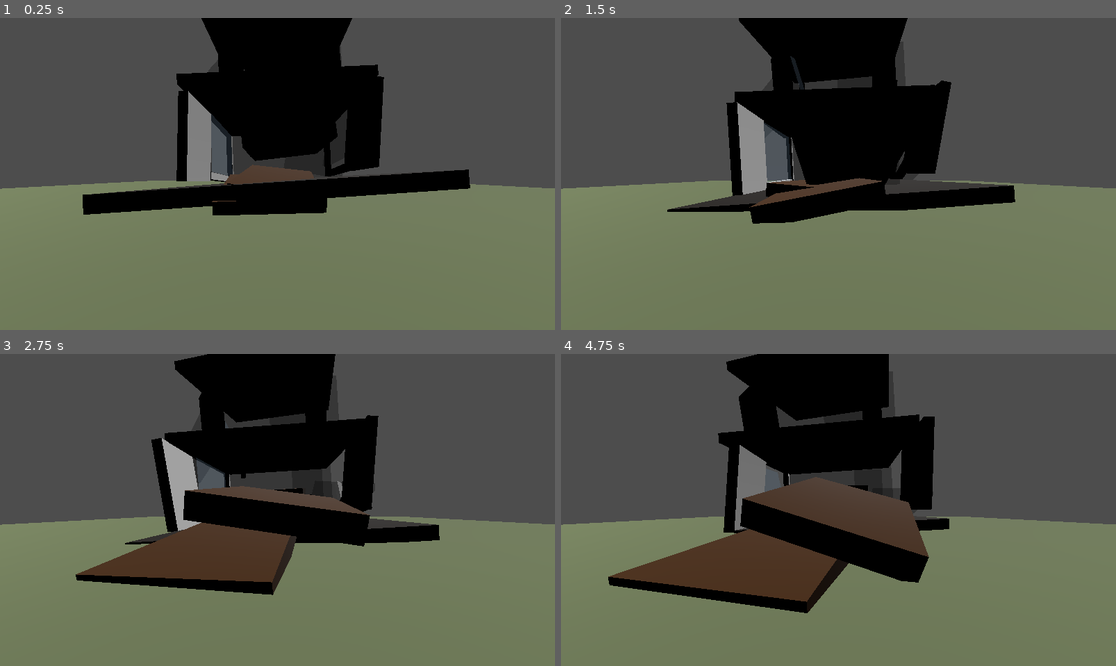
Above: before the commit, frames 1-4 (two rows, left to right).
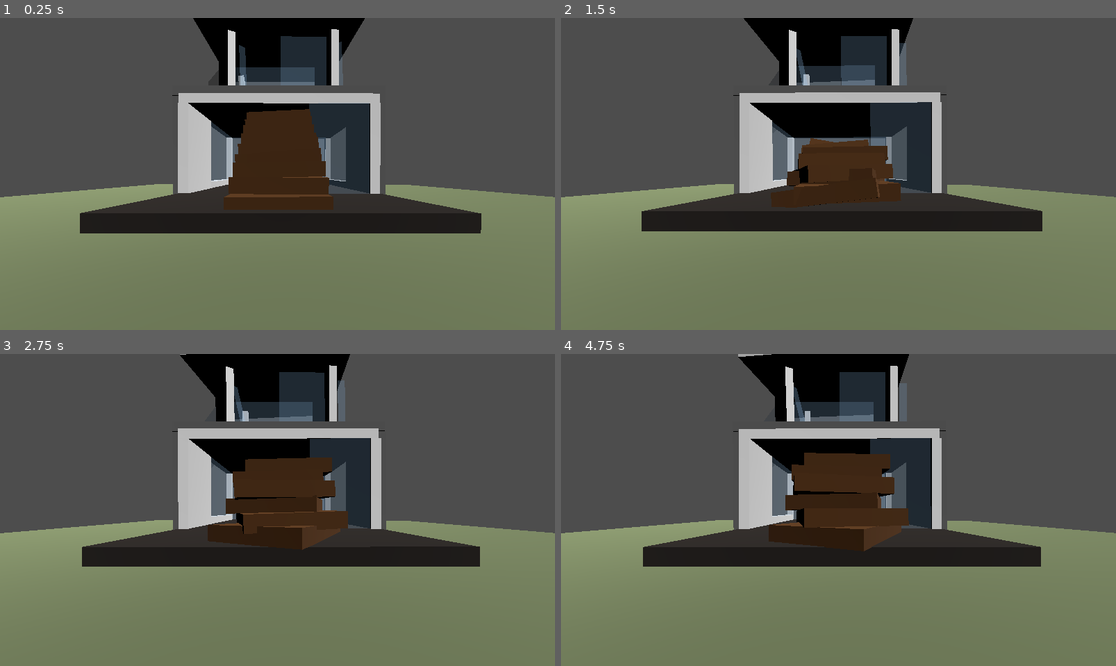
Above: after the commit, the same moments.

Repository: MMBBB139/Explosion
Game: Godot game, scene res://source/main.tscn
The game is run twice, just before and just after one commit, with the same random seed, the same clock (stepped at 60 frames per second) and the same inputs.
Inputs:
- Up to frame 1 (0.25 s): no input
- Up to frame 2 (1.5 s): no input
- Up to frame 3 (2.75 s): no input
- Up to frame 4 (4.75 s): no input

The runs differ from the first frame. In frame 1, 25% of the frame differs, in the area x 0-100%, y 0-70%; in frame 2, 23%; in frame 3, 26%; in frame 4, 28%, in the area x 0-100%, y 0-84%.

Commit message:
added jolt physics

Diff:
--- a/project/house.tscn
+++ b/project/house.tscn
@@ -169,6 +169,8 @@
 
 [sub_resource type="StandardMaterial3D" id="StandardMaterial3D_ier0e"]
 
+[sub_resource type="PhysicsMaterial" id="PhysicsMaterial_4jte0"]
+
 [sub_resource type="BoxShape3D" id="BoxShape3D_v4768"]
 size = Vector3(0.5, 5.5, 2.5)
 
@@ -197,6 +199,7 @@
 albedo_color = Color(0.403922, 0.403922, 0.403922, 1)
 
 [node name="house" type="Node3D"]
+transform = Transform3D(1, 0, 0, 0, 1, 0, 0, 0, 1, 0, 0.5, 0)
 
 [node name="floor" type="RigidBody3D" parent="."]
 transform = Transform3D(1, 0, 0, 0, 1, 0, 0, 0, 1, 0, -0.25, 0)
@@ -380,6 +383,7 @@
 transform = Transform3D(1, 0, 0, 0, 1, 0, 0, 0, 1, -4.75, 2.25, 7.25)
 
 [node name="RigidBody3D" type="RigidBody3D" parent="wall2"]
+physics_material_override = SubResource("PhysicsMaterial_4jte0")
 
 [node name="CollisionShape3D" type="CollisionShape3D" parent="wall2/RigidBody3D"]
 shape = SubResource("BoxShape3D_icqhv")
@@ -420,7 +424,6 @@
 
 [node name="RigidBody3D" type="RigidBody3D" parent="."]
 transform = Transform3D(1, 0, 0, 0, 1, 0, 0, 0, 1, 5.25, 2.25, -0.8)
-visible = false
 
 [node name="CollisionShape3D" type="CollisionShape3D" parent="RigidBody3D"]
 shape = SubResource("BoxShape3D_v4768")
@@ -431,7 +434,6 @@
 
 [node name="RigidBody3D2" type="RigidBody3D" parent="."]
 transform = Transform3D(1, 0, 0, 0, 1, 0, 0, 0, 1, -5.25, 2.25, -0.8)
-visible = false
 
 [node name="CollisionShape3D" type="CollisionShape3D" parent="RigidBody3D2"]
 shape = SubResource("BoxShape3D_v4768")
@@ -442,7 +444,6 @@
 
 [node name="RigidBody3D5" type="RigidBody3D" parent="."]
 transform = Transform3D(1, 0, 0, 0, 1, 0, 0, 0, 1, 0, 5.25, -0.8)
-visible = false
 
 [node name="CollisionShape3D" type="CollisionShape3D" parent="RigidBody3D5"]
 shape = SubResource("BoxShape3D_f7x7q")
--- a/project/project.godot
+++ b/project/project.godot
@@ -15,6 +15,10 @@
 config/features=PackedStringArray("4.2", "GL Compatibility")
 config/icon="res://icon.svg"
 
+[physics]
+
+3d/physics_engine="JoltPhysics3D"
+
 [rendering]
 
 renderer/rendering_method="gl_compatibility"
--- a/project/source/main.tscn
+++ b/project/source/main.tscn
@@ -1,12 +1,6 @@
-[gd_scene load_steps=8 format=3 uid="uid://dyp4viirq5heh"]
+[gd_scene load_steps=5 format=3 uid="uid://dyp4viirq5heh"]
 
-[ext_resource type="PackedScene" uid="uid://5ij3nn0epsej" path="res://source/oldBuildingModularBlocksVersion.tscn" id="1_tb6m1"]
 [ext_resource type="PackedScene" uid="uid://7jb8qwa6k8uq" path="res://house.tscn" id="1_uo6t7"]
-
-[sub_resource type="BoxShape3D" id="BoxShape3D_7k8cq"]
-margin = 0.0
-
-[sub_resource type="BoxMesh" id="BoxMesh_4nyeq"]
 
 [sub_resource type="BoxShape3D" id="BoxShape3D_vceju"]
 margin = 0.0
@@ -20,31 +14,8 @@
 
 [node name="Main" type="Node3D"]
 
-[node name="test2" type="RigidBody3D" parent="."]
-transform = Transform3D(1, 0, 0, 0, 1, 0, 0, 0, 1, 0, 4.33057, 0)
-visible = false
-
-[node name="CollisionShape3D" type="CollisionShape3D" parent="test2"]
-shape = SubResource("BoxShape3D_7k8cq")
-
-[node name="MeshInstance3D" type="MeshInstance3D" parent="test2"]
-mesh = SubResource("BoxMesh_4nyeq")
-
-[node name="test" type="RigidBody3D" parent="."]
-transform = Transform3D(1, 0, 0, 0, 1, 0, 0, 0, 1, 0, 2.40616, 0)
-visible = false
-
-[node name="CollisionShape3D" type="CollisionShape3D" parent="test"]
-shape = SubResource("BoxShape3D_7k8cq")
-
-[node name="MeshInstance3D" type="MeshInstance3D" parent="test"]
-mesh = SubResource("BoxMesh_4nyeq")
-
 [node name="house" parent="." instance=ExtResource("1_uo6t7")]
-transform = Transform3D(1, 0, 0, 0, 1, 0, 0, 0, 1, 0, 1.16548, 0)
-
-[node name="building" parent="." instance=ExtResource("1_tb6m1")]
-visible = false
+transform = Transform3D(1, 0, 0, 0, 1, 0, 0, 0, 1, 0, 0, 0)
 
 [node name="ground" type="StaticBody3D" parent="."]
 transform = Transform3D(1, 0, 0, 0, 1, 0, 0, 0, 1, 0, -0.360828, 0)
@@ -53,12 +24,16 @@
 shape = SubResource("BoxShape3D_vceju")
 
 [node name="MeshInstance3D" type="MeshInstance3D" parent="ground"]
-transform = Transform3D(1, 0, 0, 0, 1, 0, 0, 0, 1, 0, 0.366244, 0)
+transform = Transform3D(1, 0, 0, 0, 1, 0, 0, 0, 1, 0, -0.25, 0)
 mesh = SubResource("BoxMesh_2d5bf")
 surface_material_override/0 = SubResource("StandardMaterial3D_et1k5")
 
 [node name="Camera3D" type="Camera3D" parent="."]
 transform = Transform3D(-0.999986, 0, -0.00530571, 0, 1, 0, 0.00530571, 0, -0.999986, 0, 1.31182, -12.5747)
 
+[node name="DirectionalLight3D2" type="DirectionalLight3D" parent="."]
+transform = Transform3D(-0.240585, -0.866932, -0.436518, -0.581693, -0.231241, 0.779846, -0.777015, 0.441538, -0.448655, -13.443, 19.3155, -26.547)
+
 [node name="DirectionalLight3D" type="DirectionalLight3D" parent="."]
-transform = Transform3D(0.458526, -0.864828, -0.204517, 0.596013, 0.128562, 0.792616, -0.659184, -0.48533, 0.574397, -6.34986, 17.2458, 23.562)
+transform = Transform3D(0.458526, -0.864828, -0.204517, 0.596013, 0.128562, 0.792616, -0.659184, -0.48533, 0.574397, -6.24989, 17.2458, 23.562)
+visible = false
Not shown: 1 places in project/house.tscn that only renumber resources
Not shown, added: project/joltPhysics/addons/godot-jolt/LICENSE.txt
Not shown, added: project/joltPhysics/addons/godot-jolt/THIRDPARTY.txt
Not shown, added: project/joltPhysics/addons/godot-jolt/android/libgodot-jolt_android-arm32.so
Not shown, added: project/joltPhysics/addons/godot-jolt/android/libgodot-jolt_android-arm32_editor.so
Not shown, added: project/joltPhysics/addons/godot-jolt/android/libgodot-jolt_android-arm64.so
Not shown, added: project/joltPhysics/addons/godot-jolt/android/libgodot-jolt_android-arm64_editor.so
Not shown, added: project/joltPhysics/addons/godot-jolt/android/libgodot-jolt_android-x64.so
Not shown, added: project/joltPhysics/addons/godot-jolt/android/libgodot-jolt_android-x64_editor.so
Not shown, added: project/joltPhysics/addons/godot-jolt/android/libgodot-jolt_android-x86.so
Not shown, added: project/joltPhysics/addons/godot-jolt/android/libgodot-jolt_android-x86_editor.so
Not shown, added: project/joltPhysics/addons/godot-jolt/godot-jolt.gdextension
(and 18 more such lines)
